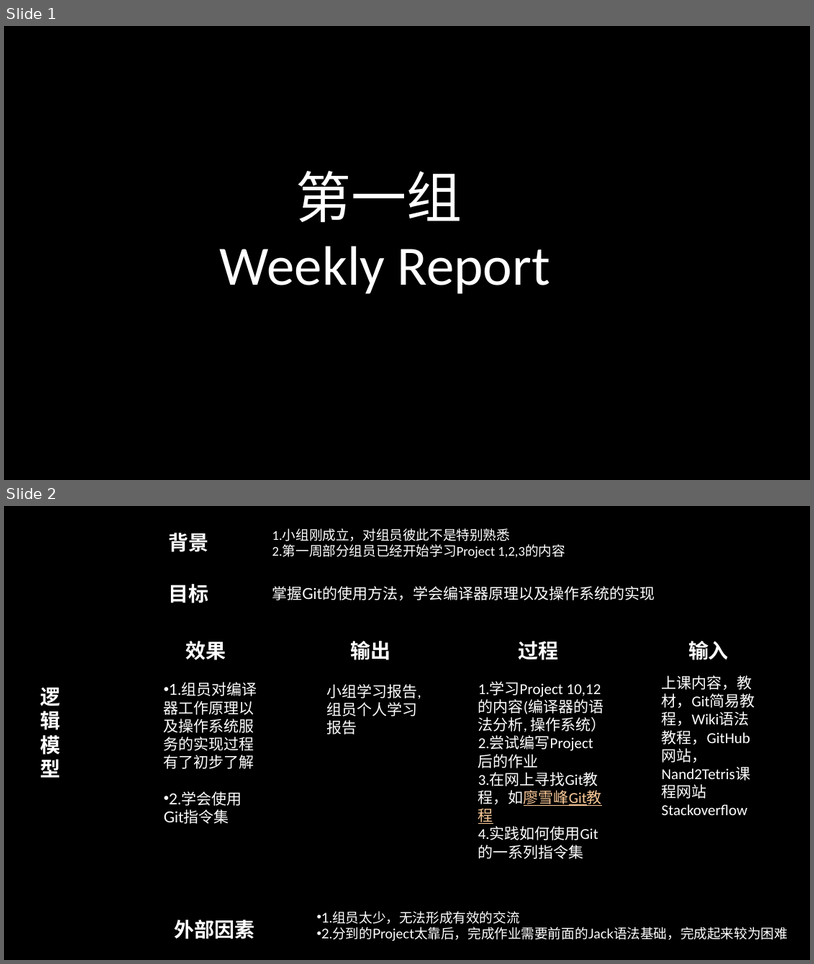
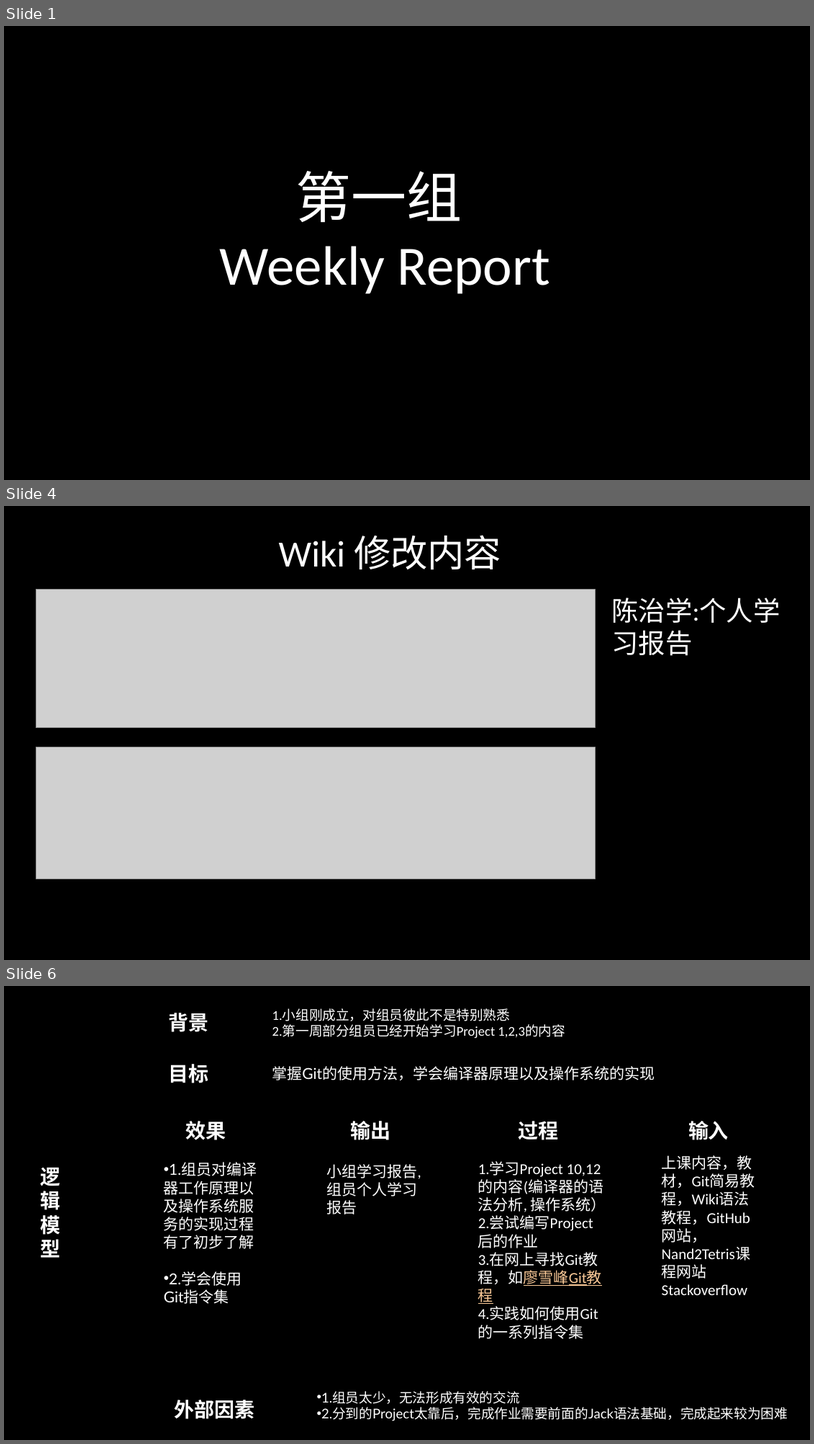
Before and after one commit to jisuansiwei2017/SDCT-2017-Fall, a slide deck: weekly_report/group1/First group Weekly Report.pptx. Shown one above the other, each under a label of ours: slides 1 and 2 before the commit, slides 1, 4 and 6 after it; the slides between them are not shown. The pictures are 814x964 and 814x1444 pixels, drawn with LibreOffice and Linux fonts; fonts in the diff are those of the drawing; grey boxes stand for pictures; background and template pictures are left out. Boxes give left, top, right and bottom in pixels: in the first picture for what was removed or moved away, otherwise in the second. Text is boxed around its words. In the diff, an @@ line names an element or a change of style, - is before the commit and + after.

```diff
--- a/weekly_report/group1/First group Weekly Report.pptx
+++ b/weekly_report/group1/First group Weekly Report.pptx
@@ slide 4 added at (x1=4, y1=506, x2=810, y2=960), background picture (left out) @@
@@ text added at (x1=279, y1=535, x2=502, y2=570), 44 pt, text #FFFFFF @@
+Wiki 修改内容
@@ picture added at (x1=36, y1=590, x2=596, y2=728) @@
@@ text added at (x1=612, y1=597, x2=780, y2=656), 32 pt, text #FFFFFF @@
+陈治学:个人学习报告
@@ picture added at (x1=36, y1=746, x2=596, y2=879) @@
@@ what was slide 2 is now slide 6 @@
```
Also in this commit, not shown: 3 other slides added.
